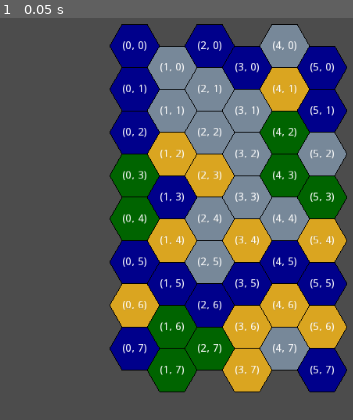
Above: before the commit, frame 1.
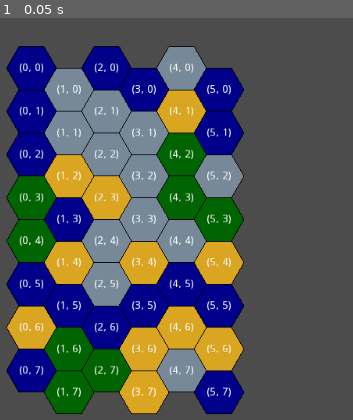
Above: after the commit, the same moment.

Repository: vgMonky/hexa_survival
Game: Godot game, scene res://hex_survival/main.tscn
The game is run twice, just before and just after one commit, with the same random seed, the same clock (stepped at 60 frames per second) and the same inputs.
Inputs:
- Up to frame 1 (0.05 s): no input

The runs differ from the first frame. In frame 1, 78% of the frame differs, in the area x 1-99%, y 1-99%.

Commit message:
map view container to control mapview zoom and center position

Diff:
--- a/hex_survival/main.gd
+++ b/hex_survival/main.gd
@@ -1,7 +1,7 @@
 extends Node
 
 var state_manager: StateManager
-var map_view: MapView
+var map_view_container: MapViewContainer
 
 func _ready() -> void:
 	print("\n=== Game Starting ===")
@@ -10,10 +10,9 @@
 	add_child(state_manager)
 	state_manager.initialize(6, 8)
 
-	map_view = MapView.new(state_manager)
-	add_child(map_view)
-	# Center the map view
-	map_view.position = Vector2(500, 50)  # Adjust as needed
+	map_view_container = MapViewContainer.new(state_manager)
+	add_child(map_view_container)
+
 
 	# Print sample of hex information
 	print("\nSample of hex tiles:")
--- a/hex_survival/view/map/map_view.gd
+++ b/hex_survival/view/map/map_view.gd
@@ -30,3 +30,10 @@
 
 func _on_state_updated() -> void:
 	update_map()
+
+func get_map_size() -> Vector2:
+	var map_size = state_manager.queries.get_map_size()
+	var hex_size = HexView.HEX_SIZE
+	var map_width = map_size.x * hex_size * 1.5
+	var map_height = map_size.y * hex_size * sqrt(3)
+	return Vector2(map_width, map_height)
--- /dev/null
+++ b/hex_survival/view/map/map_view_container.gd
@@ -0,0 +1,43 @@
+class_name MapViewContainer extends Node2D
+
+var map_view: MapView
+var zoom_level = 1.0
+var zoom_min = 0.5
+var zoom_max = 2.0
+var zoom_step = 0.1
+
+func _init(state_manager: StateManager) -> void:
+	map_view = MapView.new(state_manager)
+	add_child(map_view)
+
+func _ready() -> void:
+	# Center the map view within the container when the node is ready
+	center_map_view()
+
+func _draw() -> void:
+	# Draw a cross at the center of the container
+	var center = get_viewport_rect().size / 2
+	var size = 10
+	draw_line(center - Vector2(size, 0), center + Vector2(size, 0), Color.red, 2)
+	draw_line(center - Vector2(0, size), center + Vector2(0, size), Color.red, 2)
+
+func _input(event: InputEvent) -> void:
+	if event is InputEventMouseButton:
+		if event.button_index == BUTTON_WHEEL_UP:
+			zoom_level = clamp(zoom_level + zoom_step, zoom_min, zoom_max)
+			update_zoom()
+		elif event.button_index == BUTTON_WHEEL_DOWN:
+			zoom_level = clamp(zoom_level - zoom_step, zoom_min, zoom_max)
+			update_zoom()
+
+func update_zoom() -> void:
+	map_view.scale = Vector2(zoom_level, zoom_level)
+	center_map_view()
+
+func center_map_view() -> void:
+	var map_size = map_view.get_map_size()
+	var container_size = get_viewport_rect().size
+	var map_center = map_size * map_view.scale / 2
+	var container_center = container_size / 2
+	map_view.position = container_center - map_center
+	update()  # Trigger a redraw to update the center visualization
--- a/project.godot
+++ b/project.godot
@@ -44,6 +44,11 @@
 "language": "GDScript",
 "path": "res://hex_survival/view/map/map_view.gd"
 }, {
+"base": "Node2D",
+"class": "MapViewContainer",
+"language": "GDScript",
+"path": "res://hex_survival/view/map/map_view_container.gd"
+}, {
 "base": "Node",
 "class": "StateManager",
 "language": "GDScript",
@@ -62,6 +67,7 @@
 "Map": "",
 "MapEvents": "",
 "MapView": "",
+"MapViewContainer": "",
 "StateManager": "",
 "StateQueries": ""
 }
